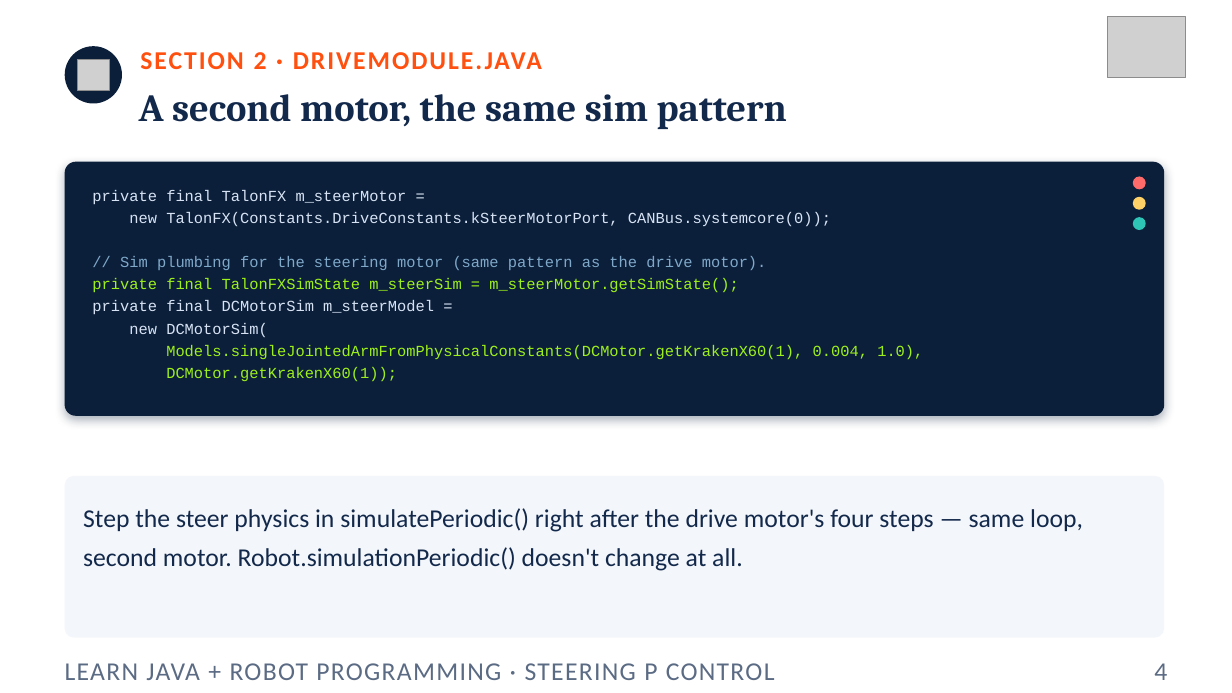
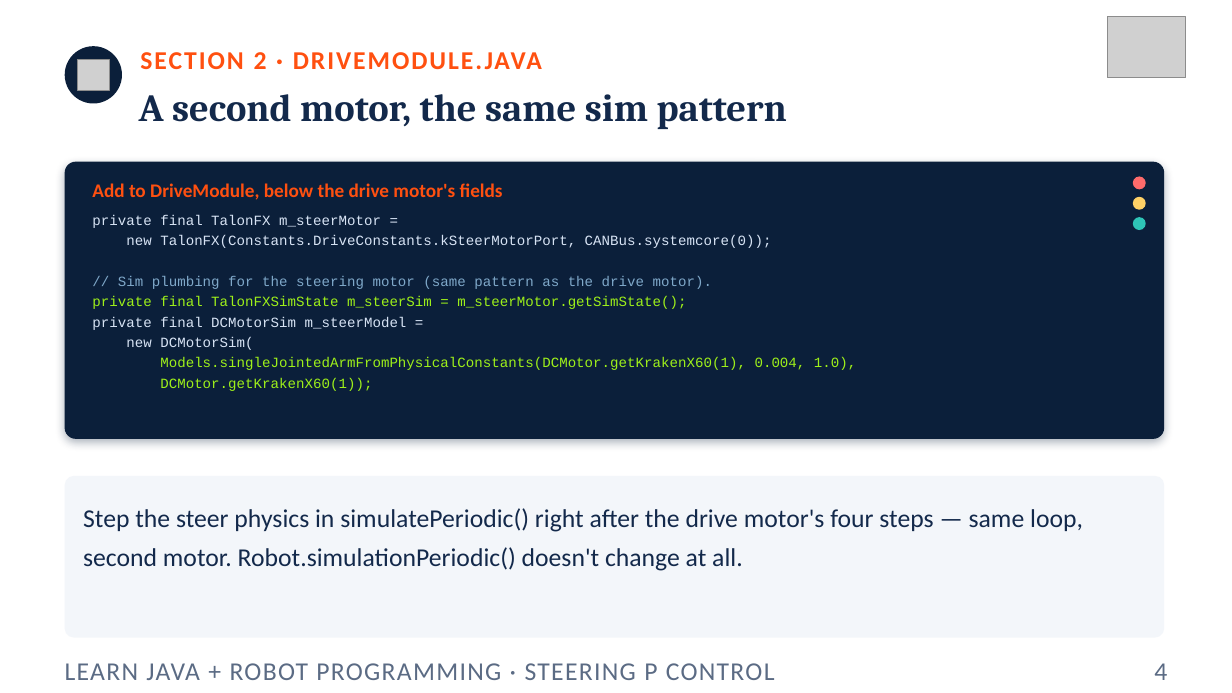
Before and after one commit to FRC5010/BasicRobotLessons, a slide deck: slide 4 of docs/presentations/v3/05-steering-p-control.pptx. Drawn at 1232x693 pixels with LibreOffice and Linux fonts; fonts in the diff are those of the drawing; grey boxes stand for pictures. Boxes give left, top, right and bottom in pixels: in the first picture for what was removed or moved away, otherwise in the second. Text is boxed around its words. In the diff, an @@ line names an element or a change of style, - is before the commit and + after.

```diff
--- a/docs/presentations/v3/05-steering-p-control.pptx
+++ b/docs/presentations/v3/05-steering-p-control.pptx
@@ rounded rectangle: place and size @@
-rounded rectangle at <box>65,162,1165,416</box>
+rounded rectangle at <box>65,162,1165,439</box>
@@ rounded rectangle at <box>65,162,1165,439</box>: proportions changed @@
@@ text "private final TalonFX m_steerMotor =": place and size @@
-text "private final TalonFX m_steerMotor =" at <box>92,190,923,381</box>
+text "private final TalonFX m_steerMotor =" at <box>92,215,856,391</box>
@@ text "private final TalonFX m_steerMotor =" at <box>92,215,856,391</box>: size 12 to 11 pt @@
@@ text added at <box>92,183,503,200</box>, 15 pt, text #FF5010, bold @@
+Add to DriveModule, below the drive motor's fields
```
Also in this commit, not shown: 4 other slides changed, 17 other files.
